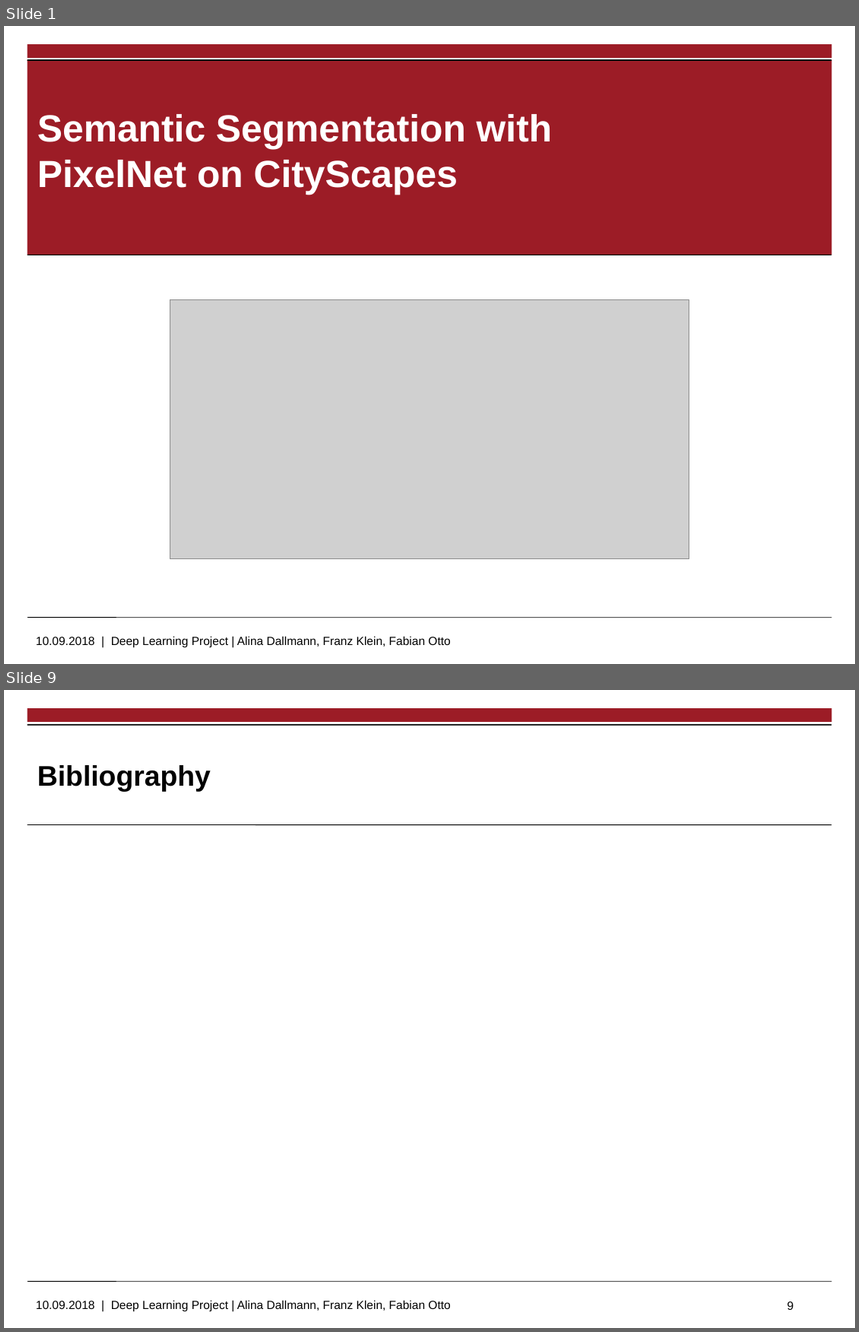
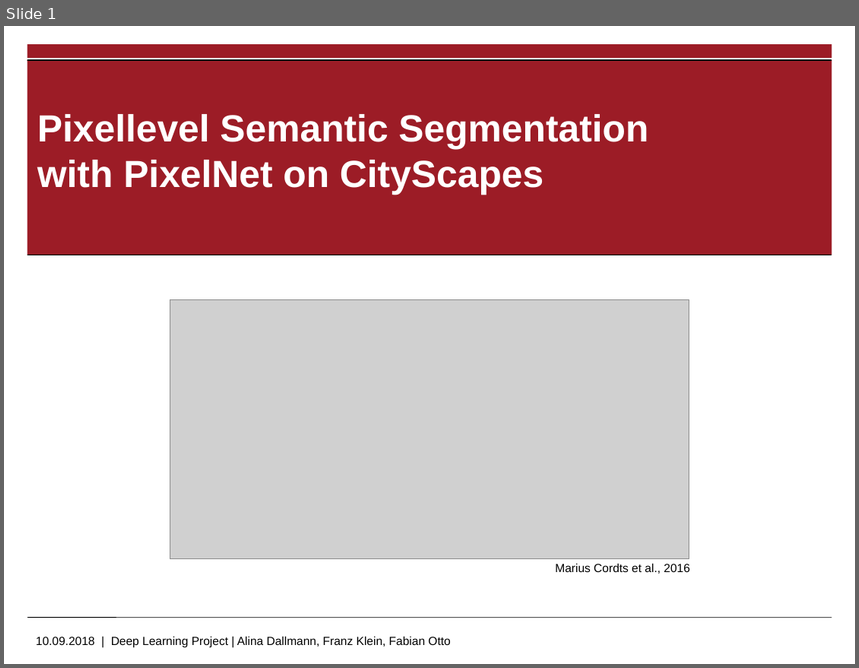
Before and after one commit to ottofabian/DeepLearning_Project, a slide deck: Project Presentation.pptx. Shown one above the other, each under a label of ours: slides 1 and 9 before the commit, slide 1 after it; the slides between them are not shown. The pictures are 859x1332 and 859x668 pixels, drawn with LibreOffice and Linux fonts; fonts in the diff are those of the drawing; grey boxes stand for pictures; background and template pictures are left out. Boxes give left, top, right and bottom in pixels: in the first picture for what was removed or moved away, otherwise in the second. Text is boxed around its words. In the diff, an @@ line names an element or a change of style, - is before the commit and + after.

```diff
--- a/Project Presentation.pptx
+++ b/Project Presentation.pptx
@@ slide 9 removed at [4, 690, 855, 1328], background #FFFFFF; not listed: 3 template elements that a slide beside it also shows @@
@@ rectangle removed at [27, 724, 832, 726] @@
@@ title removed at [37, 765, 211, 791] @@
-Bibliography
@@ line removed from (27, 825) to (832, 825) @@
@@ page number removed at [788, 1302, 794, 1310] @@
-9
@@ slide 1 changed as well @@
@@ title at [37, 114, 648, 195]: text changed @@
-Semantic Segmentation with PixelNet on CityScapes
+Pixellevel Semantic Segmentation with PixelNet on CityScapes
@@ text added at [555, 563, 690, 574], 10 pt, text #000000 @@
+Marius Cordts et al., 2016
```
Also in this commit, not shown: 2 other slides changed, 7 slides added, 6 other slides removed, 1 other file.
